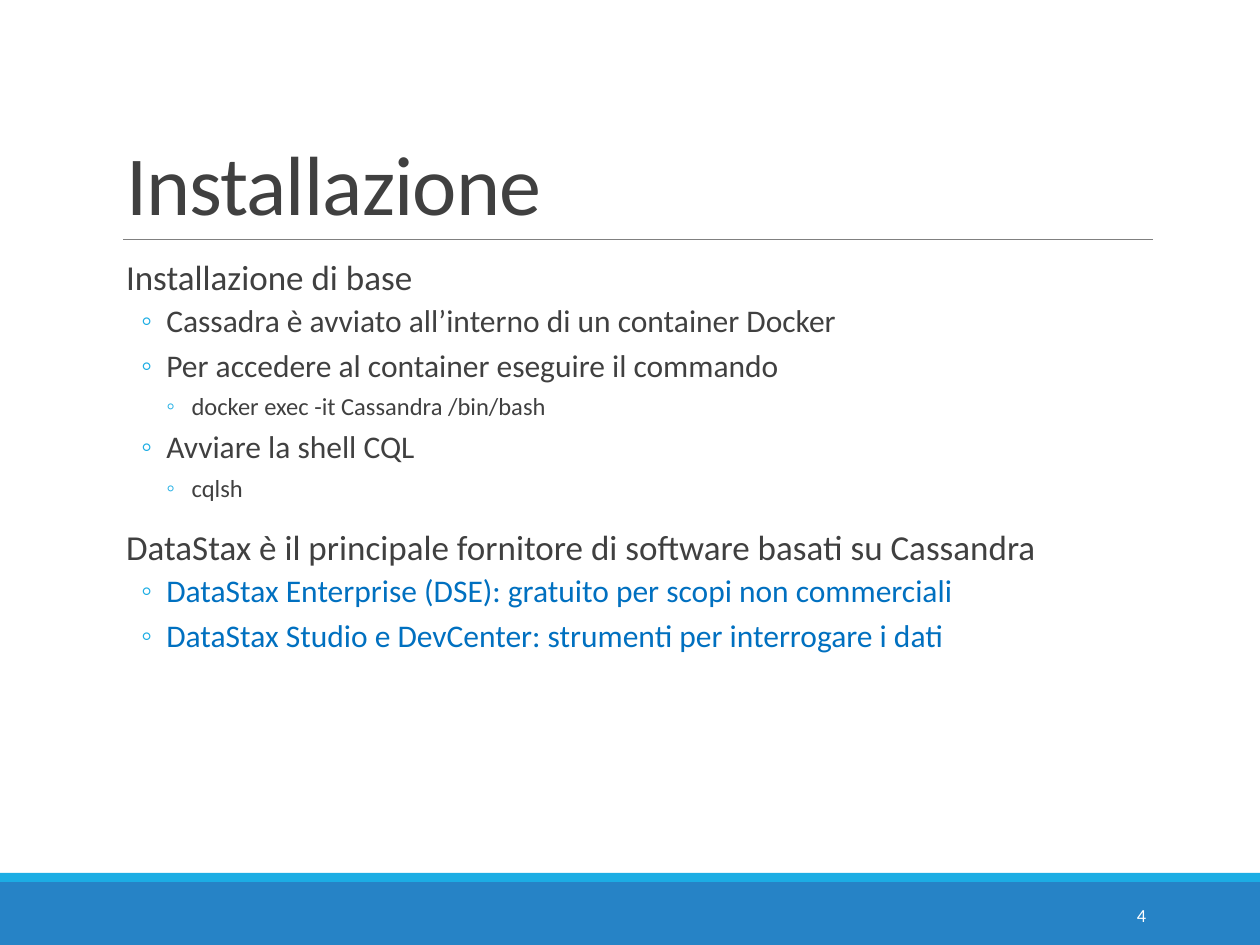
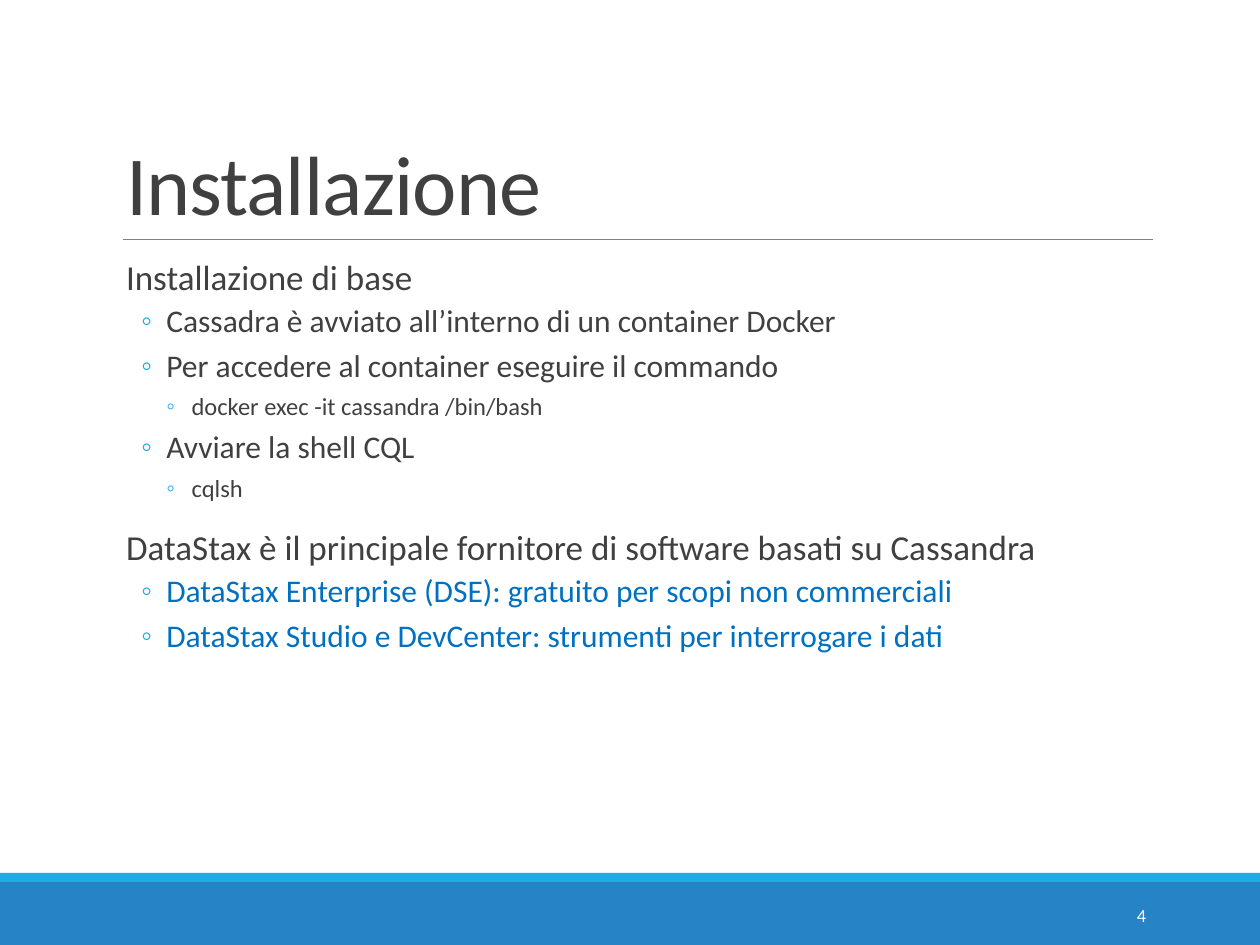
Before and after one commit to w4bo/teaching-nosql, a slide deck: slide 4 of slides/02 - E2 - Cassandra Intro.pptx. Drawn at 1260x945 pixels with LibreOffice and Linux fonts; fonts in the diff are those of the drawing. Boxes give left, top, right and bottom in pixels: in the first picture for what was removed or moved away, otherwise in the second. Text is boxed around its words. In the diff, an @@ line names an element or a change of style, - is before the commit and + after.

Commit message:
update slides

```diff
--- a/slides/02 - E2 - Cassandra Intro.pptx
+++ b/slides/02 - E2 - Cassandra Intro.pptx
@@ text at <box>192,398,542,416</box>: text changed @@
-    ◦ docker exec -it Cassandra /bin/bash
+    ◦ docker exec -it cassandra /bin/bash
```
